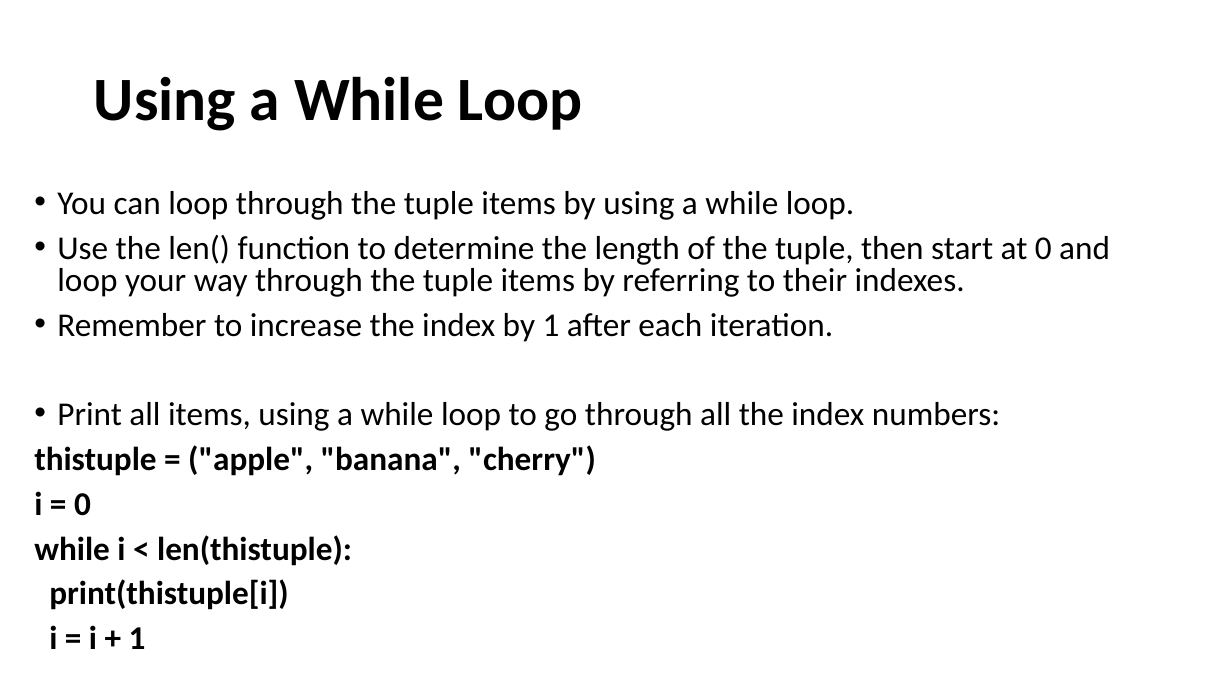
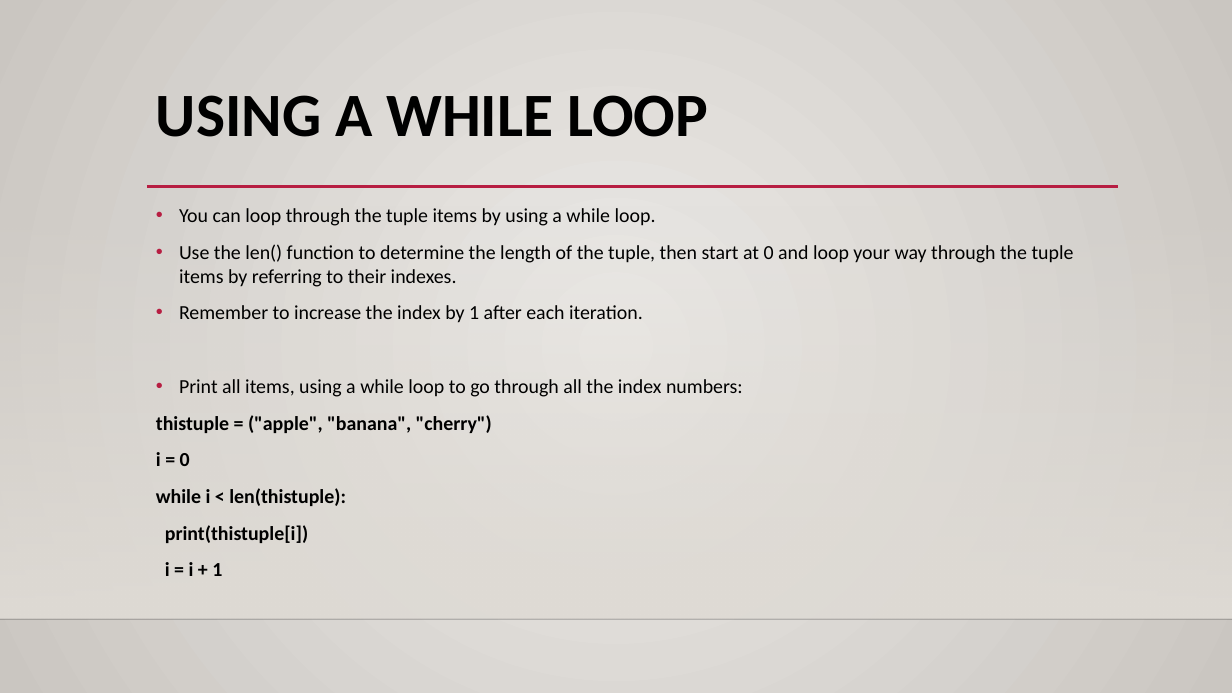
Before and after one commit to Gurpal-saghi-9/Python, a slide deck: slide 27 of PDF's Images/Python Tuples.pptx. Drawn at 1232x693 pixels with LibreOffice and Linux fonts; fonts in the diff are those of the drawing; background and template pictures are left out. Boxes give left, top, right and bottom in pixels: in the first picture for what was removed or moved away, otherwise in the second. Text is boxed around its words. In the diff, an @@ line names an element or a change of style, - is before the commit and + after.

```diff
--- a/PDF's Images/Python Tuples.pptx
+++ b/PDF's Images/Python Tuples.pptx
@@ background #FFFFFF to gradient #ECEAE7 to #CAC7C1 @@
@@ title "USING A WHILE LOOP" at bbox=[156, 95, 708, 137]: vertical alignment middle to top @@
@@ title at bbox=[156, 95, 708, 137]: text changed @@
-Using a While Loop
+USING A WHILE LOOP
@@ rectangle added at bbox=[0, 204, 1232, 619], fill gradient #DFDBD5 @@
@@ text "You can loop through the ...": place and size @@
-text "You can loop through the ..." at bbox=[34, 191, 1110, 649]
+text "You can loop through the ..." at bbox=[156, 208, 1074, 576]
@@ text "You can loop through the ..." at bbox=[156, 208, 1074, 576]: size 25.9 to 15.5 pt; line spacing 0.8 to 1 @@
@@ line added from (147, 187) to (1118, 187), #B71E42 2.5 pt @@
@@ line added from (0, 619) to (1232, 619), #000001 1 pt @@
```
Also in this commit, not shown: 31 other slides changed, 3 other files.
